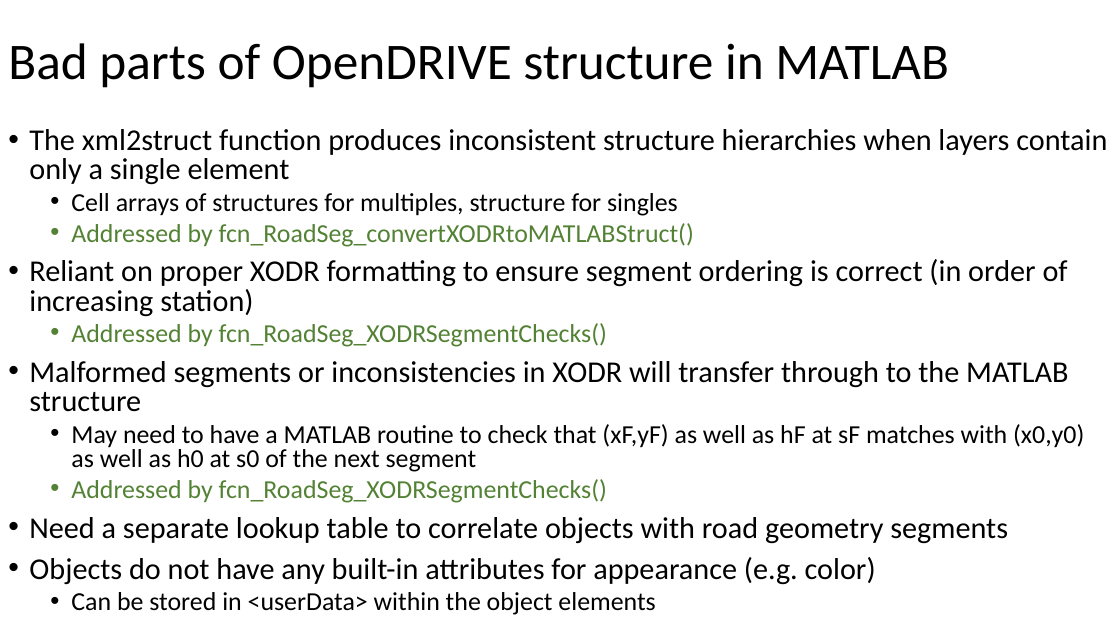
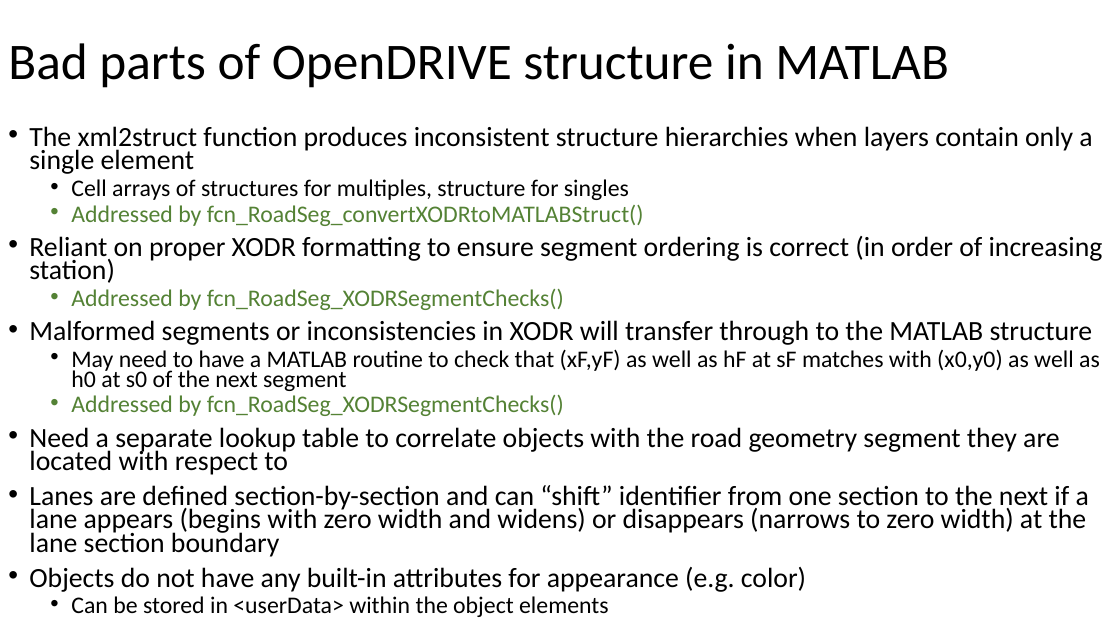
Before and after one commit to ivsg-psu/PathPlanning_MapTools_ParseXODR, a slide deck: slide 6 of Documents/OpenDRIVE-MATLAB.pptx (slide 5 before the commit). Drawn at 1120x630 pixels with LibreOffice and Linux fonts; fonts in the diff are those of the drawing. Boxes give left, top, right and bottom in pixels: in the first picture for what was removed or moved away, otherwise in the second. Text is boxed around its words. In the diff, an @@ line names an element or a change of style, - is before the commit and + after.

Commit message:
DOC: Updated Readme file and description slides, shifted dependencies to match specified structure.

```diff
--- a/Documents/OpenDRIVE-MATLAB.pptx
+++ b/Documents/OpenDRIVE-MATLAB.pptx
@@ text at bbox=[29, 126, 1103, 617]: size 25.9 to 23.8 pt in "The xml2struct function produces inconsistent structure hier ...", "Reliant on proper XODR formatting to ensure ...", "Malformed segments or inconsistencies in XODR will ...", "Objects do not have any built-in attributes ..."; size 22.2 to 20.4 pt in "Cell arrays of structures for multiples, structure ...", "Addressed by fcn_RoadSeg_convertXODRtoMATLABStruct()", "Addressed by fcn_RoadSeg_XODRSegmentChecks()", "May need to have a MATLAB routine ..." and 2 more places; line spacing 0.8 to 0.7 @@
@@ text at bbox=[29, 427, 1089, 557]: text changed; size 25.9 to 23.8 pt @@
-• Need a separate lookup table to correlate objects with road geometry segments
+• Need a separate lookup table to correlate objects with the road geometry segment they are located with respect to
+• Lanes are defined section-by-section and can “shift” identifier from one section to the next if a lane appears (begins with zero width and widens) or disappears (narrows to zero width) at the lane section boundary
```
Also in this commit, not shown: 1 other slide changed, 2 slides added, 1 slide removed, 5 other files.
